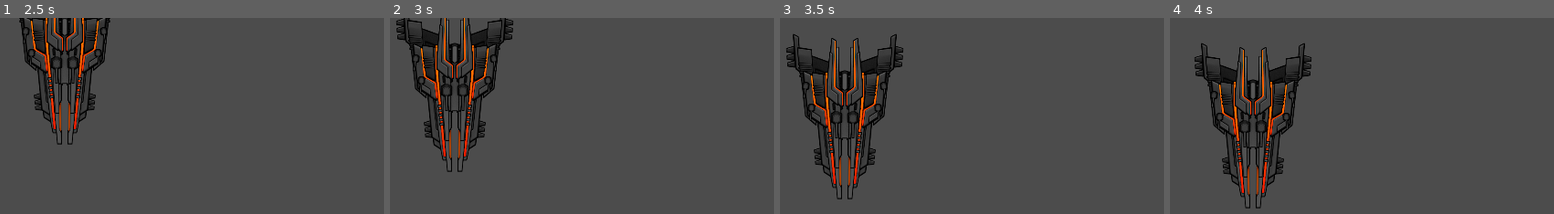
Above: before the commit, frames 1-4 (left to right).
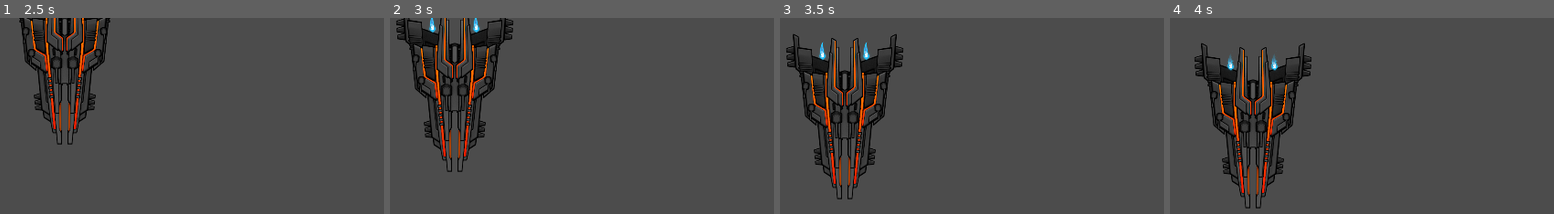
Above: after the commit, the same moments.

Repository: jdibble21/FP-Space-Odyssey
Game: Godot game, scene res://src/Bosses/LevelOneBoss.tscn
Two runs of this game, one before a commit and one after it. Both use one fixed random seed, a clock stepped at 60 frames per second and the inputs below. This scene is started directly instead of the project's main scene.
Inputs (mouse positions are in pixels of both pictures, inside the frame that each line leads up to):
- Up to frame 1 (2.5 s): tap Enter at 0.5 s; move the mouse to (outside the picture) at 0.52 s; hold D (move_right) 0.53-1.28 s; click (outside the picture) at 0.6 s; move the mouse to (outside the picture) at 1.27 s; hold S (move_down) 1.28-2.03 s; click (outside the picture) at 1.35 s; move the mouse to (outside the picture) at 2.02 s; hold D (move_right) from 2.03 s (still down); click (outside the picture) at 2.1 s
- Up to frame 2 (3 s): move the mouse to (outside the picture) at 2.77 s; release D (move_right) at 2.78 s; hold W (move_up) from 2.78 s (still down); click (outside the picture) at 2.85 s
- Up to frame 3 (3.5 s): keep holding W (move_up)
- Up to frame 4 (4 s): move the mouse to (outside the picture) at 3.52 s; release W (move_up) at 3.53 s; hold A (move_left) from 3.53 s (still down); click (outside the picture) at 3.6 s

Frame 1 is identical in both runs. In frame 2, 0.2% of the frame differs, in the area x 10-24%, y 0-8%; in frame 3, 0.2%, in the area x 10-24%, y 12-22%; in frame 4, 0.2%.

Commit message:
Add firing sound effects

Diff:
--- a/project/project.godot
+++ b/project/project.godot
@@ -68,6 +68,11 @@
 "events": [ Object(InputEventKey,"resource_local_to_scene":false,"resource_name":"","device":0,"alt":false,"shift":false,"control":false,"meta":false,"command":false,"pressed":false,"scancode":69,"unicode":0,"echo":false,"script":null)
  ]
 }
+cheats={
+"deadzone": 0.5,
+"events": [ Object(InputEventKey,"resource_local_to_scene":false,"resource_name":"","device":0,"alt":false,"shift":false,"control":false,"meta":false,"command":false,"pressed":false,"scancode":67,"unicode":0,"echo":false,"script":null)
+ ]
+}
 
 [rendering]
 
--- a/project/src/Bosses/LevelOneBoss.gd
+++ b/project/src/Bosses/LevelOneBoss.gd
@@ -16,6 +16,8 @@
 
 func _ready():
 	position = Vector2(350,-100)
+	$ExhaustOne.play("active")
+	$ExhaustTwo.play("active")
 
 
 func _process(delta):
@@ -66,4 +68,5 @@
 	var b = PhotonBullet.instance()
 	var root_attach = get_tree().get_root().get_node("LevelOne")
 	root_attach.add_child(b)
+	$SpecialAttackSound.play()
 	b.transform = $MuzzleSpecial.global_transform
--- a/project/src/Bosses/LevelOneBoss.tscn
+++ b/project/src/Bosses/LevelOneBoss.tscn
@@ -1,9 +1,20 @@
-[gd_scene load_steps=5 format=2]
+[gd_scene load_steps=9 format=2]
 
 [ext_resource path="res://assets/boss_assets/destroyer.png" type="Texture" id=1]
 [ext_resource path="res://src/Bosses/LevelOneBoss.gd" type="Script" id=2]
 [ext_resource path="res://src/Projectiles/EnemyStandardBullet.tscn" type="PackedScene" id=3]
 [ext_resource path="res://src/Projectiles/PhotonBullet.tscn" type="PackedScene" id=4]
+[ext_resource path="res://assets/sound_assets/434834__notyermom__laser.ogg" type="AudioStream" id=5]
+[ext_resource path="res://assets/PixelSpaceRage/256px/Exhaust_Frame_04_png_processed.png" type="Texture" id=6]
+[ext_resource path="res://assets/PixelSpaceRage/256px/Exhaust_Frame_05_png_processed.png" type="Texture" id=7]
+
+[sub_resource type="SpriteFrames" id=1]
+animations = [ {
+"frames": [ ExtResource( 6 ), ExtResource( 7 ) ],
+"loop": true,
+"name": "active",
+"speed": 15.0
+} ]
 
 [node name="LevelOneBoss" type="KinematicBody2D"]
 script = ExtResource( 2 )
@@ -41,5 +52,21 @@
 [node name="SpecialAttackDelay" type="Timer" parent="."]
 wait_time = 7.0
 autostart = true
+
+[node name="SpecialAttackSound" type="AudioStreamPlayer2D" parent="."]
+stream = ExtResource( 5 )
+volume_db = 0.009
+
+[node name="ExhaustOne" type="AnimatedSprite" parent="."]
+position = Vector2( -24, -70 )
+frames = SubResource( 1 )
+animation = "active"
+flip_v = true
+
+[node name="ExhaustTwo" type="AnimatedSprite" parent="."]
+position = Vector2( 24, -70 )
+frames = SubResource( 1 )
+animation = "active"
+flip_v = true
 [connection signal="timeout" from="StandardAttackDelay" to="." method="_on_StandardAttackDelay_timeout"]
 [connection signal="timeout" from="SpecialAttackDelay" to="." method="_on_SpecialAttackDelay_timeout"]
--- a/project/src/LevelOne/LevelOne.gd
+++ b/project/src/LevelOne/LevelOne.gd
@@ -9,6 +9,7 @@
 
 export (PackedScene) var _asteroid_one
 var _ships_destroyed := 0
+var _scrolling_enabled := true
 
 onready var _HUD := $HUD
 onready var _background := $ParallaxBackground/ParallaxLayer
@@ -20,15 +21,17 @@
 	$Player.connect("player_defeated",self,"_on_player_defeat")
 # warning-ignore:return_value_discarded
 	$Player.connect("enemy_destroyed",self,"_add_score")
+	$ShipSpawns.connect("boss_released",self,"_disable_scroll")
 	$Player.current_pos = $PlayerSpawn.position
 	$PauseMenu/PausePanel.hide()
 	$MusicLoop.play()
 
 
 func _physics_process(_delta):
-	if _background.position.y >= 800:
-		_background.motion_offset.y = 0
-	_background.motion_offset.y += SPEED
+	if _scrolling_enabled:
+		if _background.position.y >= 800:
+			_background.motion_offset.y = 0
+		_background.motion_offset.y += SPEED
 	$HUD/TimeLabel.text = "TIME: " + str(_HUD.rounded_time)
 	$HUD/ScoreLabel.text = "SHIPS DESTROYED: " + str(_ships_destroyed)
 
@@ -58,6 +61,9 @@
 func _add_score():
 	_ships_destroyed += 1
 
+func _disable_scroll():
+	_scrolling_enabled = false
+
 
 func _on_hazard_timer_timeout():
 	# Refactor to randomly add different types later
--- a/project/src/Player/Player.gd
+++ b/project/src/Player/Player.gd
@@ -23,6 +23,8 @@
 func _process(delta):
 	if Input.is_action_just_pressed("fire"):
 		_fire()
+	if Input.is_action_just_pressed("cheats"):
+		_activate_cheats()
 	if Input.is_action_pressed("move_left"):
 		current_pos.x -= sideways_velocity * delta
 		$ShipSprite.play("turning")
@@ -66,5 +68,10 @@
 			emit_signal("player_defeated")
 
 
+func _activate_cheats():
+	print("CHEATS ENABLED")
+	_player_lives = 100000
+
+
 func _on_enemy_destroyed():
 	emit_signal("enemy_destroyed")
--- a/project/src/Projectiles/EnemyStandardBullet.gd
+++ b/project/src/Projectiles/EnemyStandardBullet.gd
@@ -6,6 +6,7 @@
 
 func _ready():
 	$AnimatedSprite.play("active")
+	$FiringSound.play()
 
 
 func _process(delta):
--- a/project/src/Projectiles/EnemyStandardBullet.tscn
+++ b/project/src/Projectiles/EnemyStandardBullet.tscn
@@ -1,8 +1,9 @@
-[gd_scene load_steps=6 format=2]
+[gd_scene load_steps=7 format=2]
 
 [ext_resource path="res://assets/PixelSpaceRage/256px/Laser_Large_png_processed.png" type="Texture" id=1]
 [ext_resource path="res://src/Projectiles/EnemyStandardBullet.gd" type="Script" id=2]
 [ext_resource path="res://assets/PixelSpaceRage/256px/Laser_Medium_png_processed.png" type="Texture" id=3]
+[ext_resource path="res://assets/sound_assets/542579__samsterbirdies__laser.ogg" type="AudioStream" id=4]
 
 [sub_resource type="CapsuleShape2D" id=1]
 radius = 2.9229
@@ -28,4 +29,8 @@
 frames = SubResource( 2 )
 animation = "active"
 flip_v = true
+
+[node name="FiringSound" type="AudioStreamPlayer2D" parent="."]
+stream = ExtResource( 4 )
+volume_db = -8.078
 [connection signal="area_entered" from="." to="." method="_on_EnemyStandardBullet_area_entered"]
--- a/project/src/Projectiles/PhotonBullet.tscn
+++ b/project/src/Projectiles/PhotonBullet.tscn
@@ -15,11 +15,15 @@
 [sub_resource type="CircleShape2D" id=4]
 radius = 6.74411
 
-[node name="PhotonBullet" type="Area2D"]
+[node name="PhotonBullet" type="Area2D" groups=[
+"enemy_bullet",
+"hazard",
+]]
 script = ExtResource( 2 )
 
 [node name="ParticleOne" type="Area2D" parent="." groups=[
 "enemy_bullet",
+"hazard",
 ]]
 position = Vector2( -0.891876, 0 )
 __meta__ = {
@@ -34,6 +38,7 @@
 
 [node name="ParticleTwo" type="Area2D" parent="." groups=[
 "enemy_bullet",
+"hazard",
 ]]
 position = Vector2( -17.3706, 0.927977 )
 __meta__ = {
@@ -50,6 +55,7 @@
 
 [node name="ParticleThree" type="Area2D" parent="." groups=[
 "enemy_bullet",
+"hazard",
 ]]
 position = Vector2( -26.4913, 1.29957 )
 __meta__ = {
@@ -66,6 +72,7 @@
 
 [node name="ParticleFour" type="Area2D" parent="." groups=[
 "enemy_bullet",
+"hazard",
 ]]
 position = Vector2( -31.388, 1.57647 )
 __meta__ = {
@@ -82,6 +89,7 @@
 
 [node name="ParticleFive" type="Area2D" parent="." groups=[
 "enemy_bullet",
+"hazard",
 ]]
 position = Vector2( -31.3879, 1.57648 )
 __meta__ = {
Not shown, added: project/assets/sound_assets/434834__notyermom__laser.ogg.import
Not shown, added: project/assets/sound_assets/542579__samsterbirdies__laser.ogg.import
Not shown, added: project/assets/sound_assets/434834__notyermom__laser.ogg
Not shown, added: project/assets/sound_assets/542579__samsterbirdies__laser.ogg
